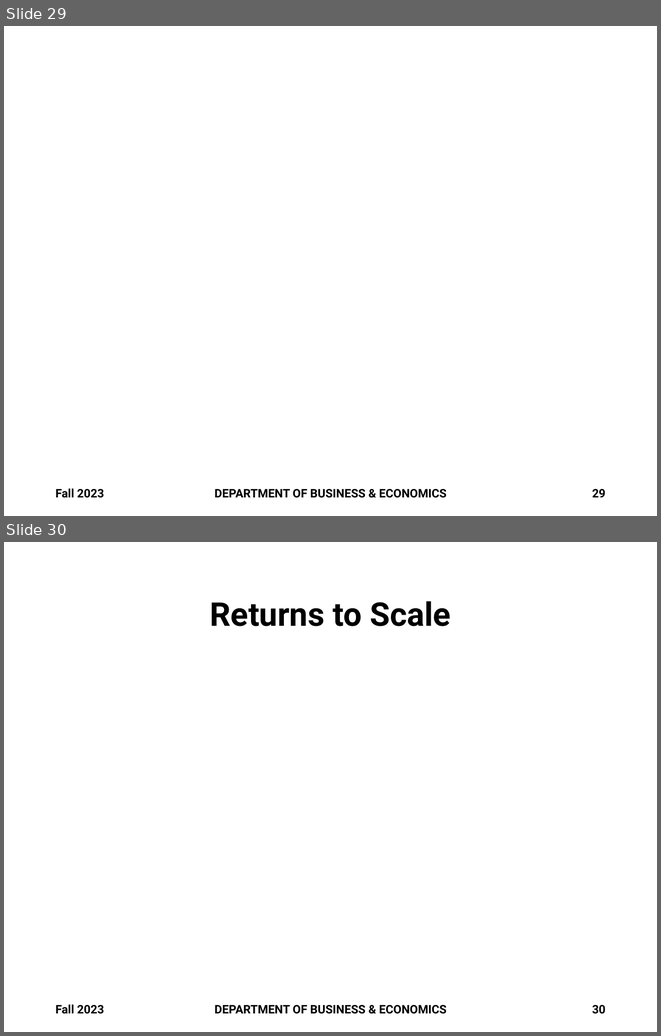
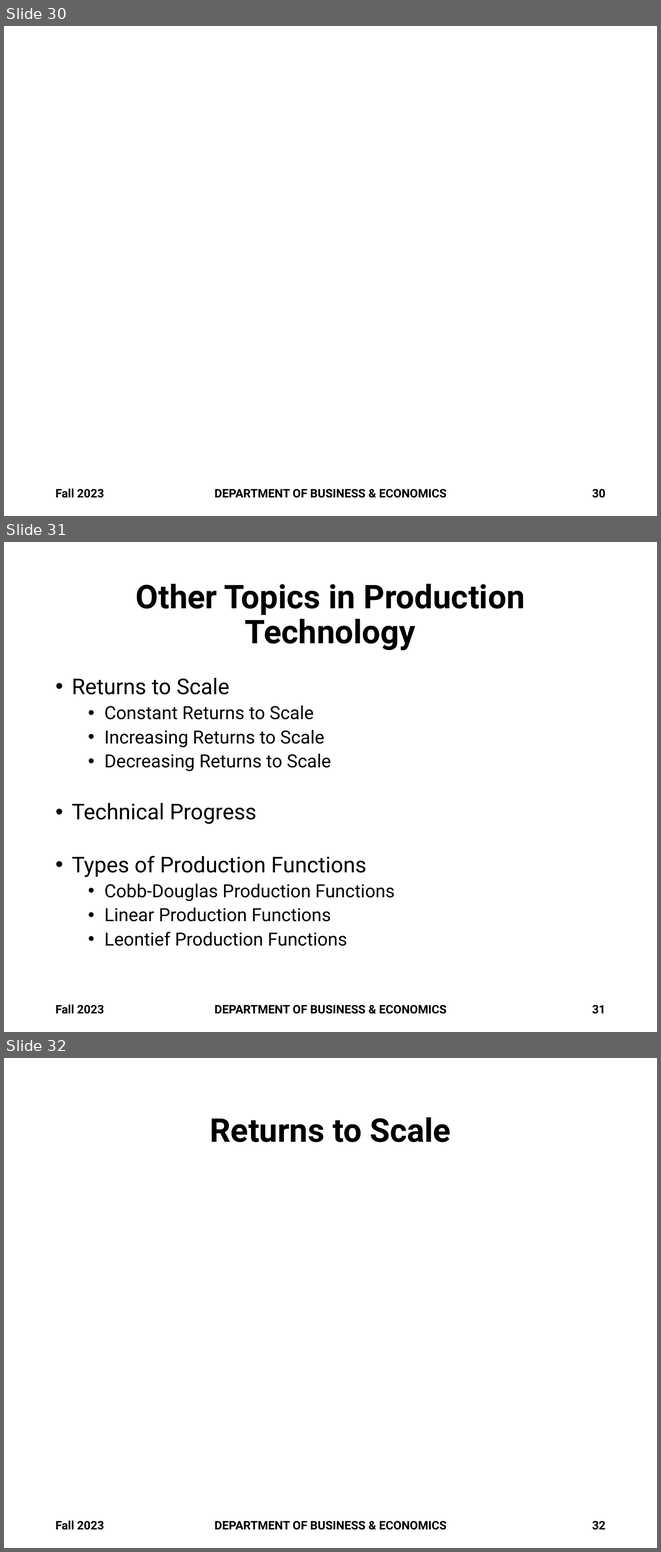
Before and after one commit to brianhwpark/brianhwpark.github.io, a slide deck: files/teaching-resources/monmouthcollege-econ-300/ECON300-LEC17.pptx. Shown one above the other, each under a label of ours: slides 29 and 30 before the commit, slides 30, 31 and 32 after it. The pictures are 661x1036 and 661x1552 pixels, drawn with LibreOffice and Linux fonts; fonts in the diff are those of the drawing; grey boxes stand for pictures; background and template pictures are left out. Boxes give left, top, right and bottom in pixels: in the first picture for what was removed or moved away, otherwise in the second. Text is boxed around its words. In the diff, an @@ line names an element or a change of style, - is before the commit and + after.

```diff
--- a/files/teaching-resources/monmouthcollege-econ-300/ECON300-LEC17.pptx
+++ b/files/teaching-resources/monmouthcollege-econ-300/ECON300-LEC17.pptx
@@ slide 31 added at (x1=4, y1=542, x2=657, y2=1032), background #FFFFFF @@
@@ title added at (x1=136, y1=583, x2=525, y2=650), 36 pt, text #000000, bold @@
+Other Topics in Production Technology
@@ text added at (x1=72, y1=678, x2=395, y2=946), 20 pt, text #000000 @@
+• Returns to Scale
+  • Constant Returns to Scale
+  • Increasing Returns to Scale
+  • Decreasing Returns to Scale
+• Technical Progress
+• Types of Production Functions
+  • Cobb-Douglas Production Functions
+  • Linear Production Functions
+  • Leontief Production Functions
@@ text added at (x1=55, y1=1004, x2=104, y2=1014), 13 pt, text #000000, bold @@
+Fall 2023
@@ text added at (x1=214, y1=1005, x2=447, y2=1014), 13 pt, text #000000, bold @@
+DEPARTMENT OF BUSINESS & ECONOMICS
@@ page number added at (x1=592, y1=1005, x2=606, y2=1014), 13 pt, text #000000, bold @@
+31
@@ what was slide 29 is now slide 30 @@
@@ page number at (x1=592, y1=489, x2=606, y2=498): text changed @@
-29
+30
@@ what was slide 30 is now slide 32 @@
@@ page number at (x1=592, y1=1521, x2=606, y2=1530): text changed @@
-30
+32
```
Also in this commit, not shown: 8 slides changed, 1 other slide added, 3 other files.
